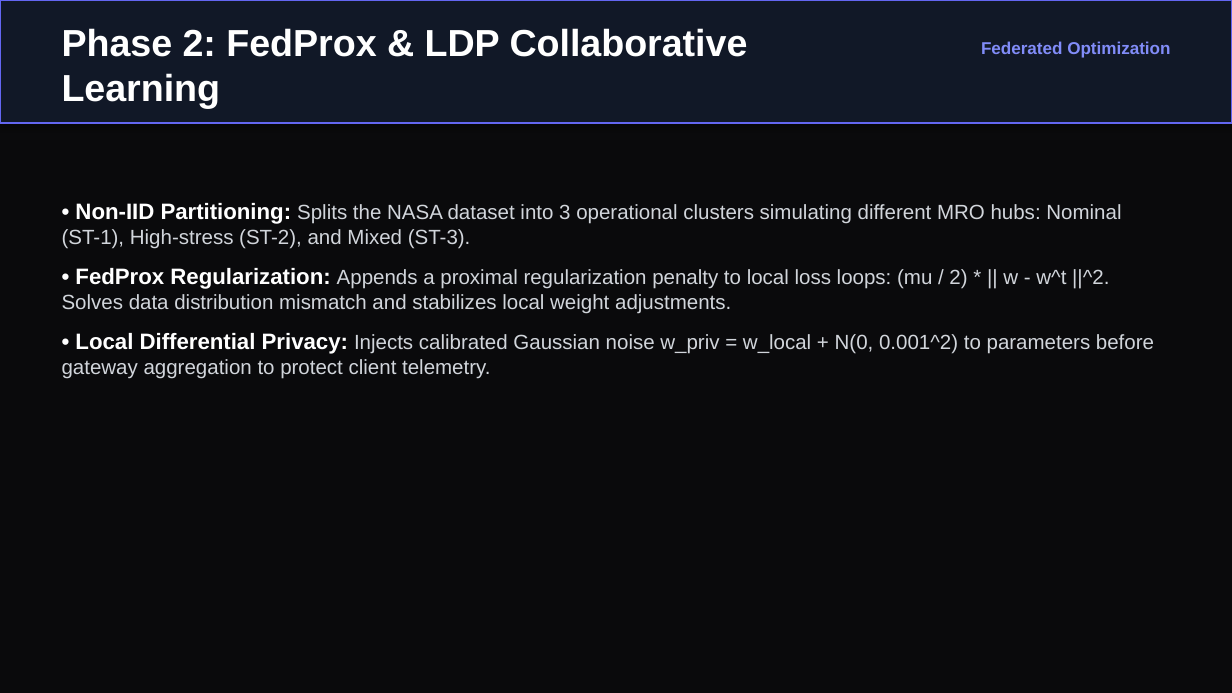
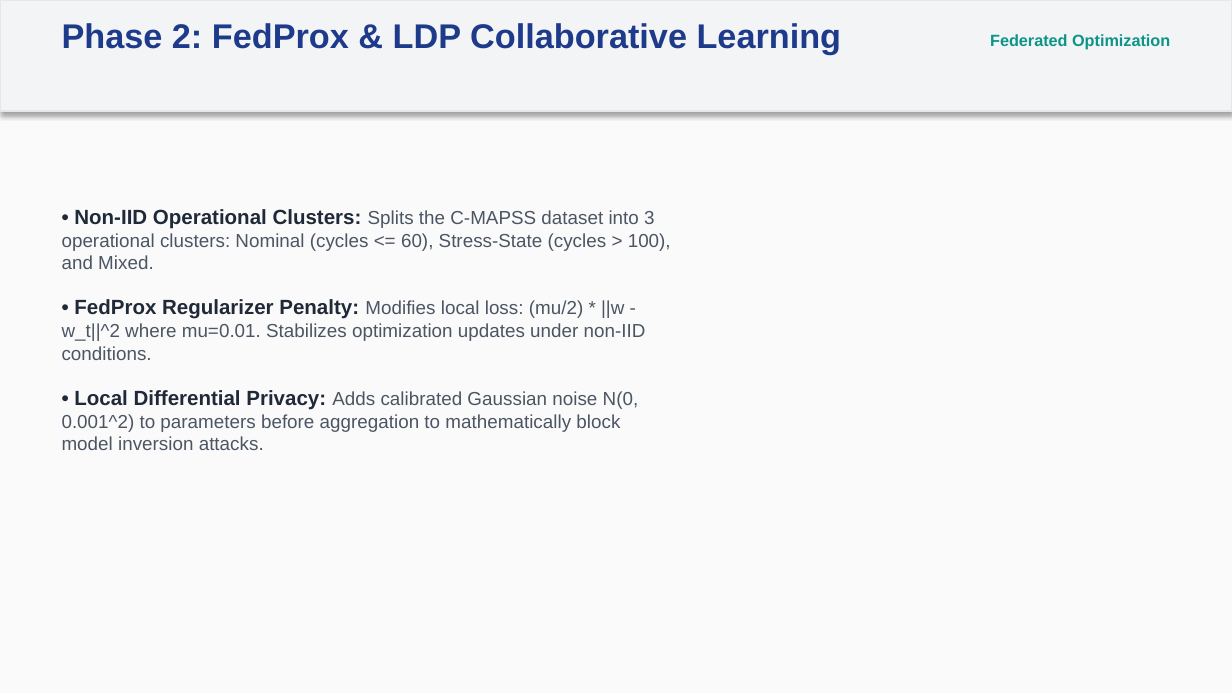
Before and after one commit to Shreeprasandh/sentinelMRO, a slide deck: slide 5 of documentation/SentinelMRO_Project_Presentation.pptx. Drawn at 1232x693 pixels with LibreOffice and Linux fonts; fonts in the diff are those of the drawing. Boxes give left, top, right and bottom in pixels: in the first picture for what was removed or moved away, otherwise in the second. Text is boxed around its words. In the diff, an @@ line names an element or a change of style, - is before the commit and + after.

```diff
--- a/documentation/SentinelMRO_Project_Presentation.pptx
+++ b/documentation/SentinelMRO_Project_Presentation.pptx
@@ background #0A0A0C to #FAFAFA @@
@@ rectangle resized from (x1=0, y1=0, x2=1232, y2=123) to (x1=0, y1=0, x2=1232, y2=111) @@
@@ rectangle at (x1=0, y1=0, x2=1232, y2=111): fill #111827 to #F3F4F6; outline #6366F1 1.5 pt to #E5E7EB 1 pt @@
@@ text "Phase 2: FedProx & LDP ..." at (x1=62, y1=23, x2=842, y2=55): size 22 to 20 pt, text colour #FFFFFF to #1E3A8A @@
@@ text "Federated Optimization" at (x1=990, y1=34, x2=1170, y2=50): size 10 to 9.5 pt, text colour #818CF8 to #0D9488 @@
@@ text at (x1=62, y1=209, x2=671, y2=450): text changed; size 12 to 11 pt; text colour #D1D5DB to #4B5563 @@
-• Non-IID Partitioning: Splits the NASA dataset into 3 operational clusters simulating different MRO hubs: Nominal (ST-1), High-stress (ST-2), and Mixed (ST-3).
-• FedProx Regularization: Appends a proximal regularization penalty to local loss loops: (mu / 2) * || w - w^t ||^2. Solves data distribution mismatch and stabilizes local weight adjustments.
-• Local Differential Privacy: Injects calibrated Gaussian noise w_priv = w_local + N(0, 0.001^2) to parameters before gateway aggregation to protect client telemetry.
+• Non-IID Operational Clusters: Splits the C-MAPSS dataset into 3 operational clusters: Nominal (cycles <= 60), Stress-State (cycles > 100), and Mixed.
+• FedProx Regularizer Penalty: Modifies local loss: (mu/2) * ||w - w_t||^2 where mu=0.01. Stabilizes optimization updates under non-IID conditions.
+• Local Differential Privacy: Adds calibrated Gaussian noise N(0, 0.001^2) to parameters before aggregation to mathematically block model inversion attacks.
```
Also in this commit, not shown: 7 other slides changed, 1 slide added, 1 slide removed, 1 other file.
